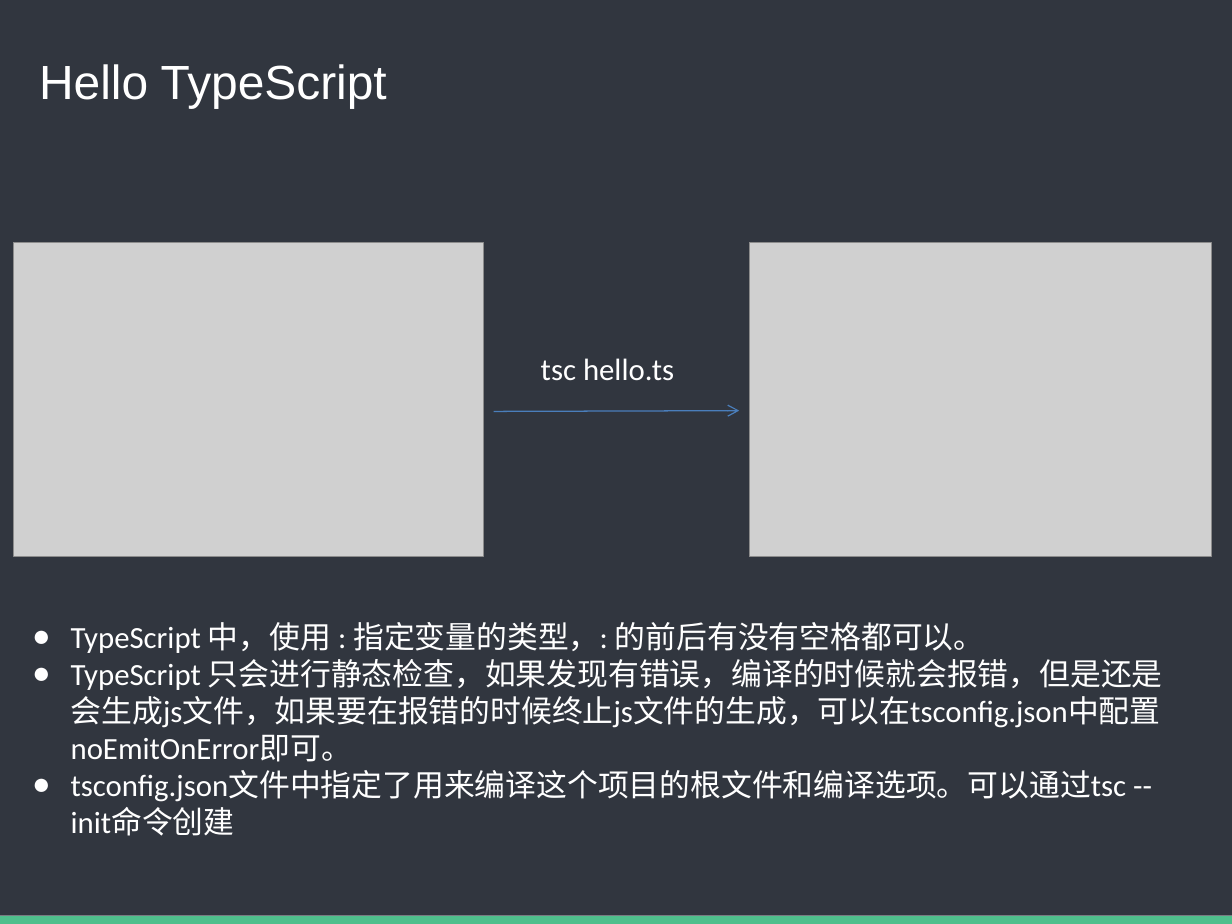
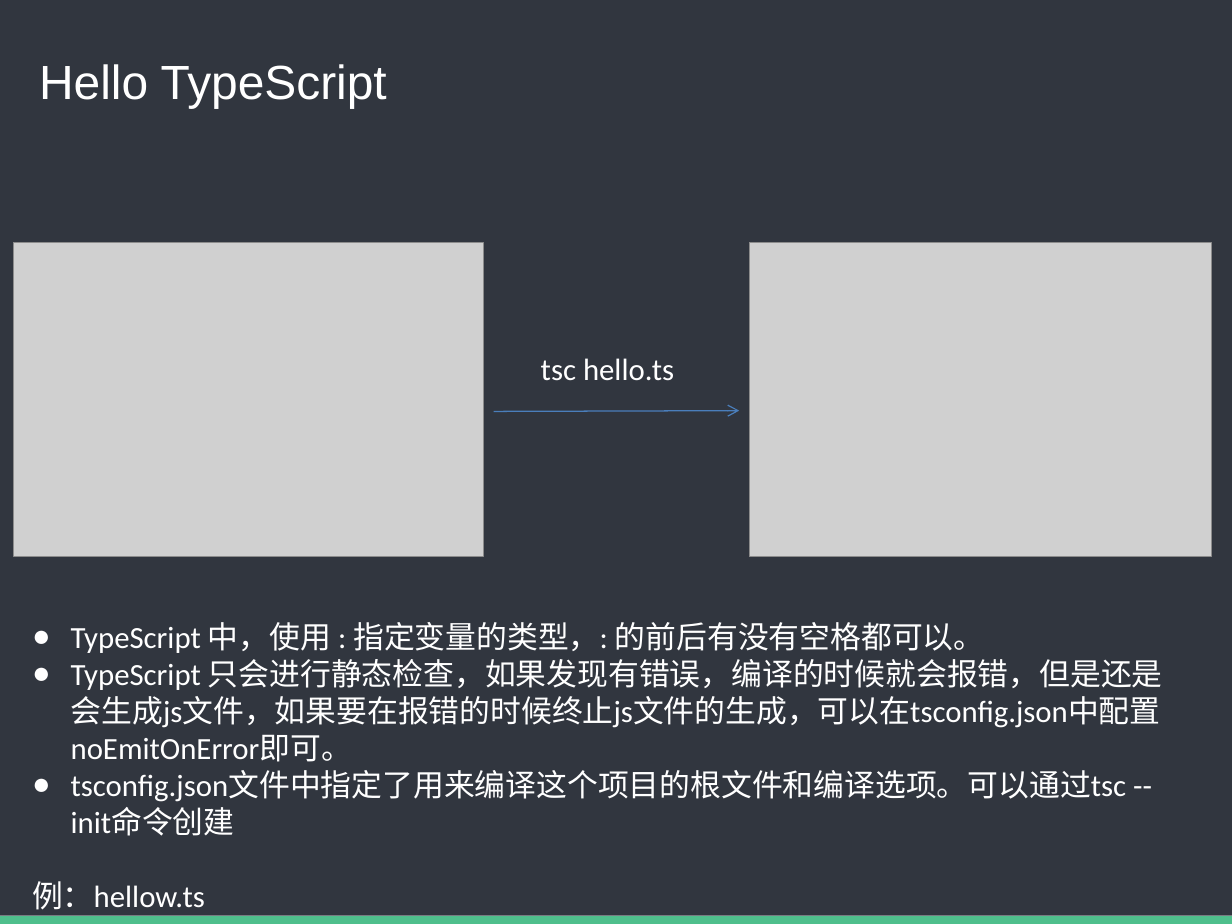
Before and after one commit to baixiaoyu2997/typescript-share, a slide deck: slide 8 of TS内部分享.pptx. Drawn at 1232x924 pixels with LibreOffice and Linux fonts; fonts in the diff are those of the drawing; grey boxes stand for pictures. Boxes give left, top, right and bottom in pixels: in the first picture for what was removed or moved away, otherwise in the second. Text is boxed around its words. In the diff, an @@ line names an element or a change of style, - is before the commit and + after.

```diff
--- a/TS内部分享.pptx
+++ b/TS内部分享.pptx
@@ text at box(32, 881, 205, 910): paragraph added @@
+例：hellow.ts
```
Also in this commit, not shown: 4 other slides changed, 7 slides added, 18 slides removed, 2 other files.
